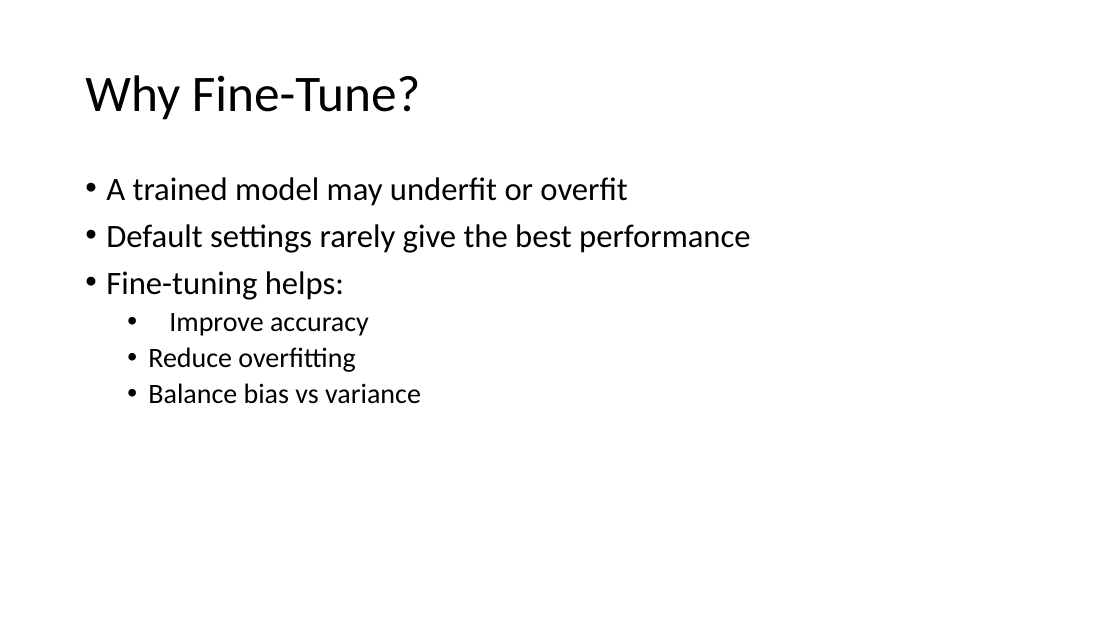
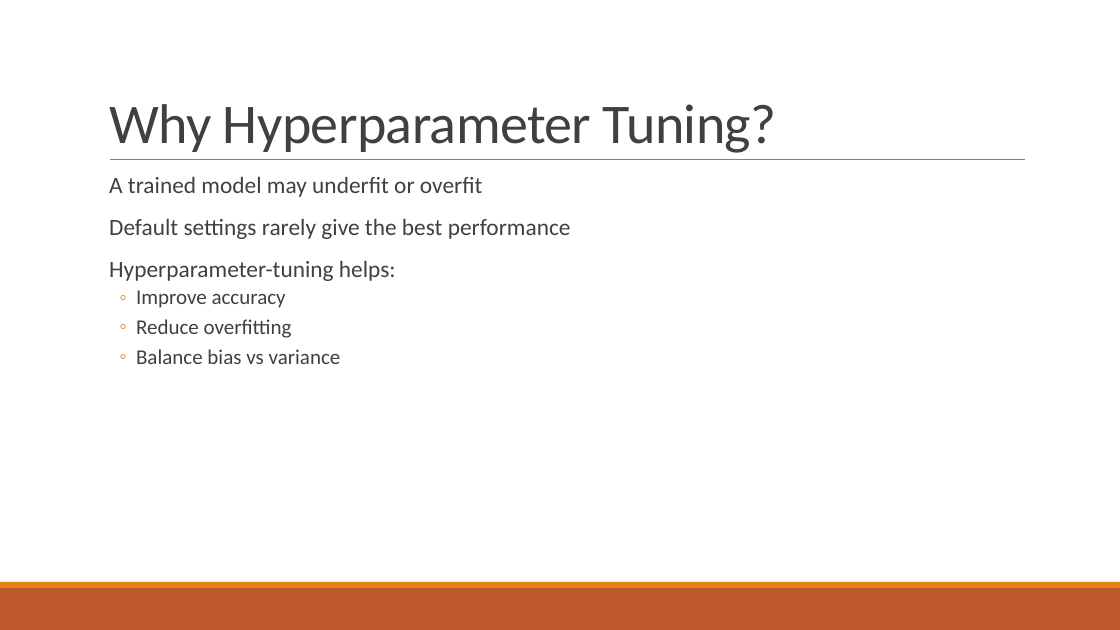
Before and after one commit to SubashSah/AI-Intern-2025, a slide deck: slide 2 of Task 3/Fine-tuning model.pptx. Drawn at 1120x630 pixels with LibreOffice and Linux fonts; fonts in the diff are those of the drawing. Boxes give left, top, right and bottom in pixels: in the first picture for what was removed or moved away, otherwise in the second. Text is boxed around its words. In the diff, an @@ line names an element or a change of style, - is before the commit and + after.

Commit message:
Updated hyperparameter tuning and model fine-tuning

```diff
--- a/Task 3/Fine-tuning model.pptx
+++ b/Task 3/Fine-tuning model.pptx
@@ title "Why Hyperparameter Tuning?" at [109, 104, 777, 153]: vertical alignment middle to bottom @@
@@ title at [109, 104, 777, 153]: text changed; size 44 to 48 pt; text colour #000000 to #404040 @@
-Why Fine-Tune?
+Why Hyperparameter Tuning?
@@ text at [109, 177, 571, 364]: size 28 to 20 pt in "A trained model may underfit or overfit", "Default settings rarely give the best performance"; text colour #000000 to #404040 in "A trained model may underfit or overfit", "Default settings rarely give the best performance", "Improve accuracy", "Reduce overfitting" and 1 more places; size 24 to 18 pt in "Improve accuracy", "Reduce overfitting", "Balance bias vs variance"; bullet • to  ; more space between paragraphs; bullet • to ◦ @@
@@ line added from (110, 160) to (1026, 160), #808080 0.5 pt @@
@@ text at [109, 261, 396, 281]: text changed; size 28 to 20 pt; text colour #000000 to #404040 @@
-• Fine-tuning helps:
+  Hyperparameter-tuning helps:
@@ rectangle added at [0, 588, 1120, 630], fill #BD582C @@
@@ rectangle added at [0, 582, 1120, 588], fill #E48312 @@
```
Also in this commit, not shown: 7 other slides changed, 5 slides added, 2 slides removed.
